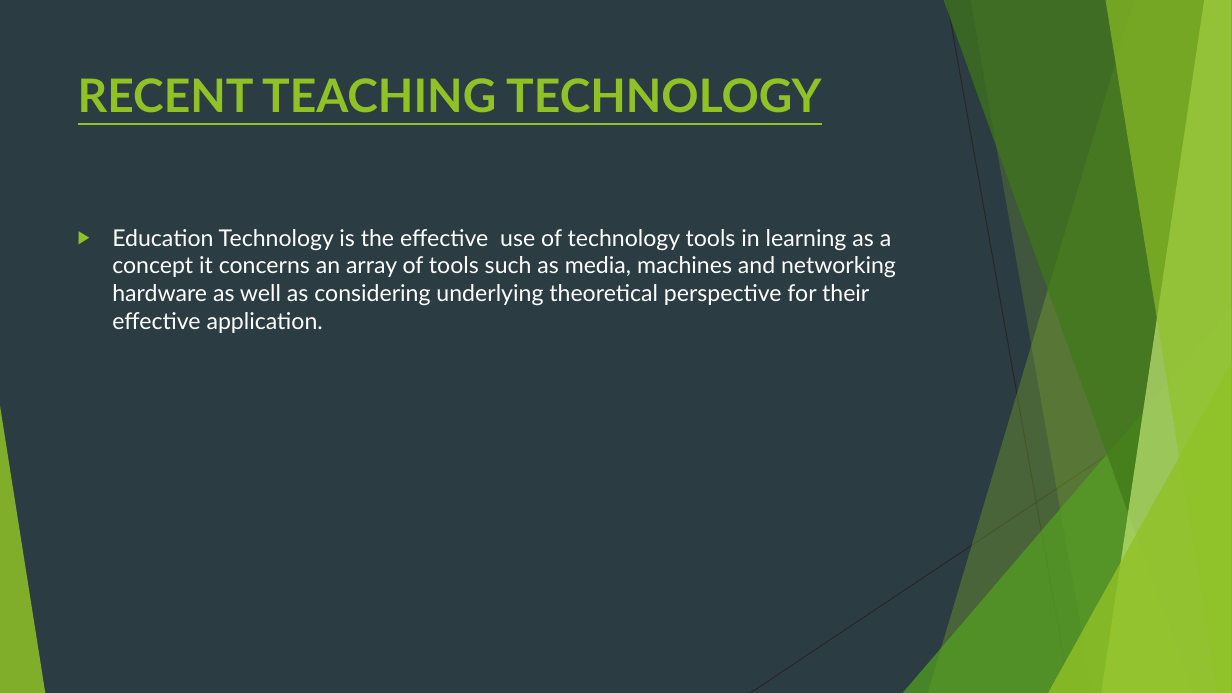
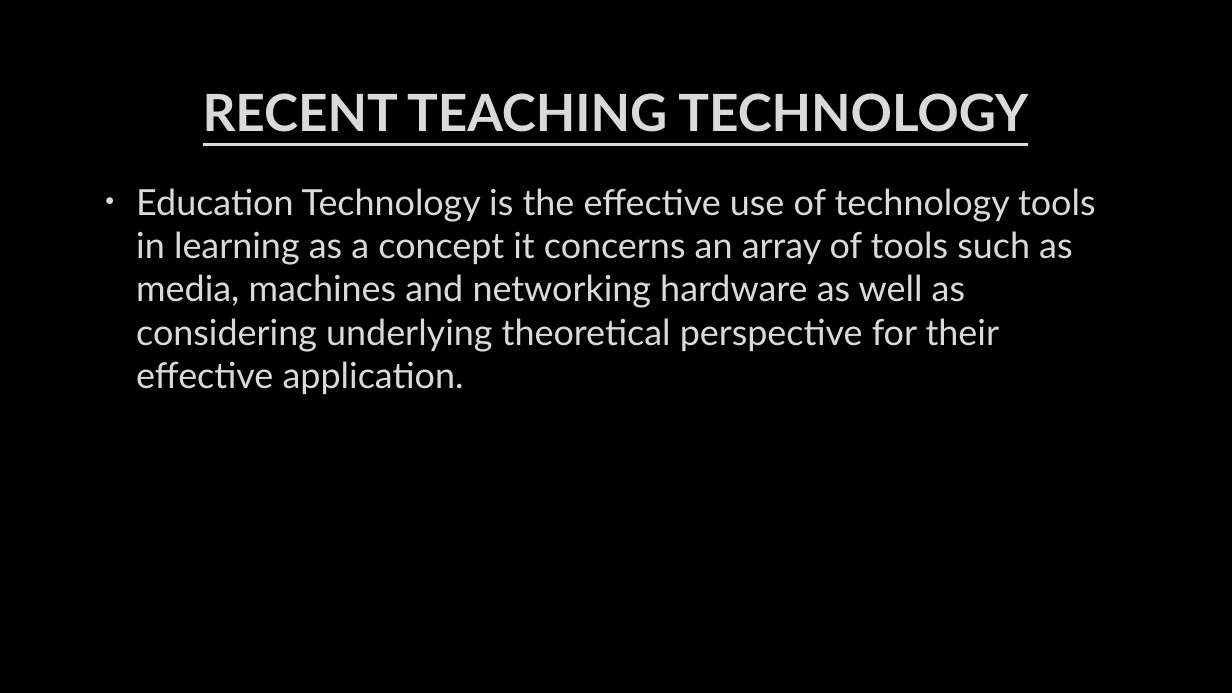
Before and after one commit to ParulSehotra/CISHack-MIET, a slide deck: slide 3 of Team terminators.pptx. Drawn at 1232x693 pixels with LibreOffice and Linux fonts; fonts in the diff are those of the drawing; background and template pictures are left out. Boxes give left, top, right and bottom in pixels: in the first picture for what was removed or moved away, otherwise in the second. Text is boxed around its words. In the diff, an @@ line names an element or a change of style, - is before the commit and + after.

```diff
--- a/Team terminators.pptx
+++ b/Team terminators.pptx
@@ background #2C3C43 to picture (left out) @@
@@ title "RECENT TEACHING TECHNOLOGY": place and size @@
-title "RECENT TEACHING TECHNOLOGY" at [78, 78, 821, 113]
+title "RECENT TEACHING TECHNOLOGY" at [203, 93, 1028, 132]
@@ title "RECENT TEACHING TECHNOLOGY" at [203, 93, 1028, 132]: size 36 to 40 pt, text colour #90C226 to #DADADA, letter outline none to #404040 0.75 pt; alignment left to centre; vertical alignment top to middle @@
@@ text "Education Technology is the effective ...": place and size @@
-text "Education Technology is the effective ..." at [112, 229, 896, 333]
+text "Education Technology is the effective ..." at [136, 188, 1096, 394]
@@ text "Education Technology is the effective ..." at [136, 188, 1096, 394]: size 18 to 28 pt, text colour #FFFFFF to #DADADA, letter outline none to #404040 0.75 pt; bullet ▶ to •; more space between paragraphs; bullet colour #90C226 to #DADADA @@
@@ group removed at [0, 0, 1232, 693]: 5 freeform shapes, 3 triangles, 2 lines @@
```
Also in this commit, not shown: 5 other slides changed, 4 slides added, 4 slides removed.
